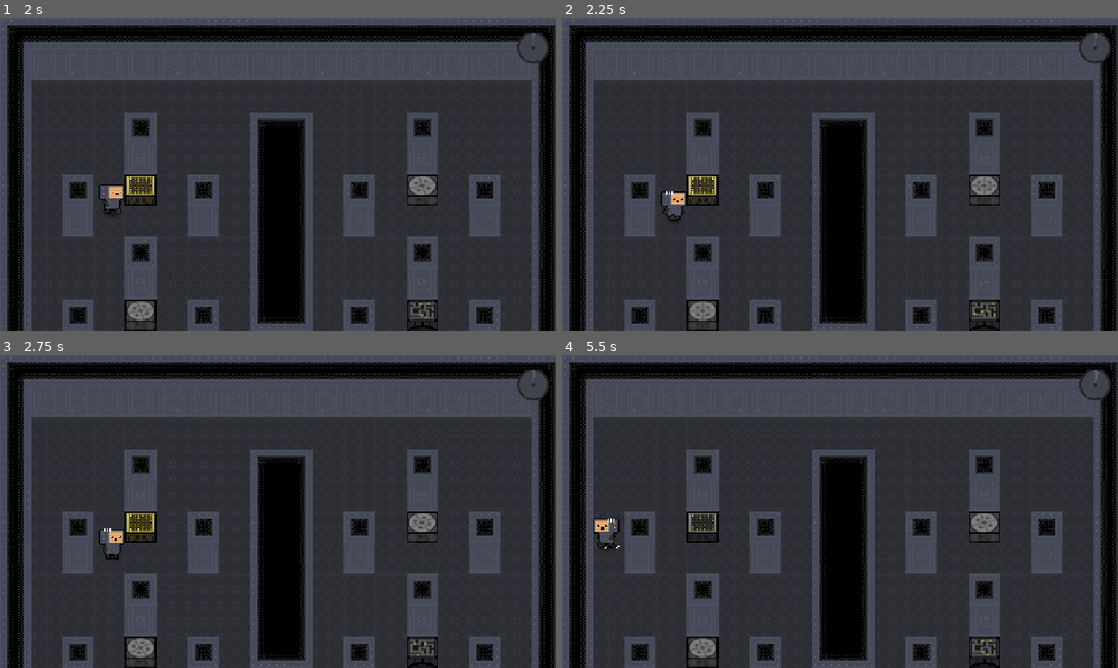
Above: before the commit, frames 1-4 (two rows, left to right).
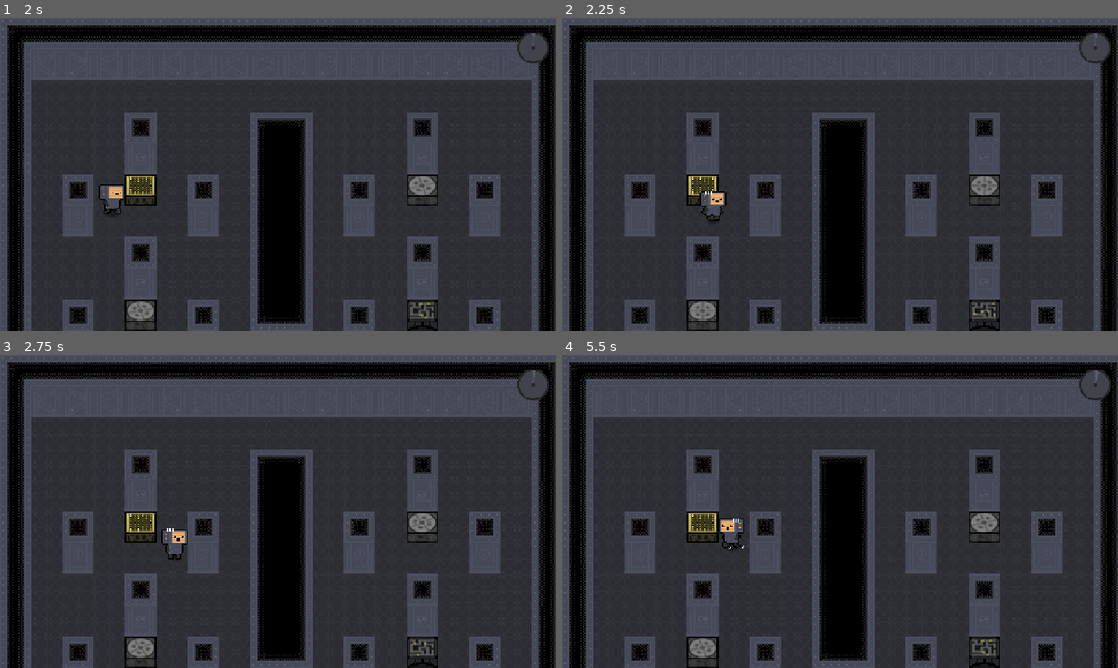
Above: after the commit, the same moments.

Repository: DuneRanger/MSI-GameJam
Game: Godot game, scene res://scenes/game/levels/level_2.tscn
Two runs of this game, one before a commit and one after it. Both use one fixed random seed, a clock stepped at 60 frames per second and the inputs below. This scene is started directly instead of the project's main scene.
Inputs (mouse positions are in pixels of both pictures, inside the frame that each line leads up to):
- Up to frame 1 (2 s): move the mouse to (400, 158) at 0.52 s; hold D (move_right) 0.53-1.28 s; tap E (interact) at 0.6 s; move the mouse to (166, 190) at 1.27 s; hold S (move_down) from 1.28 s (still down); click (166, 190) at 1.35 s
- Up to frame 2 (2.25 s): move the mouse to (895, 105) at 2.02 s; release S (move_down) at 2.03 s; hold D (move_right) from 2.03 s (still down); hold Shift (sprint) from 2.03 s (still down)
- Up to frame 3 (2.75 s): keep holding D (move_right); keep holding Shift (sprint)
- Up to frame 4 (5.5 s): move the mouse to (812, 574) at 2.77 s; release D (move_right) at 2.78 s; release Shift (sprint) at 2.78 s; hold W (move_up) 2.78-3.53 s; tap R at 2.85 s; move the mouse to (1006, 558) at 3.52 s; hold A (move_left) 3.53-5.03 s; tap E (interact) at 3.6 s; move the mouse to (673, 464) at 4.27 s; click (673, 464) at 4.35 s; move the mouse to (867, 511) at 5.02 s; hold S (move_down) from 5.03 s (still down); hold Shift (sprint) from 5.03 s (still down)

Frame 1 is identical in both runs. In frame 2, 0.7% of the frame differs, in the area x 17-30%, y 55-66%; in frame 3, 0.7%; in frame 4, 0.8%, in the area x 5-33%, y 50-62%.

Commit message:
Adjust machine hitbox

Diff:
--- a/scenes/game/machines/machine.tscn
+++ b/scenes/game/machines/machine.tscn
@@ -8,7 +8,7 @@
 [sub_resource type="SpriteFrames" id="SpriteFrames_2cqrr"]
 
 [sub_resource type="RectangleShape2D" id="RectangleShape2D_om7lw"]
-size = Vector2(24, 24)
+size = Vector2(24, 18)
 
 [node name="Machine" type="Node2D" unique_id=964389702 node_paths=PackedStringArray("sprite") groups=["machines"]]
 z_index = 1
@@ -30,6 +30,7 @@
 collision_mask = 0
 
 [node name="CollisionShape2D" type="CollisionShape2D" parent="CollisionArea" unique_id=135855517]
+position = Vector2(0, -3)
 shape = SubResource("RectangleShape2D_om7lw")
 
 [connection signal="body_entered" from="InteractionArea" to="." method="_on_interaction_area_body_entered"]
